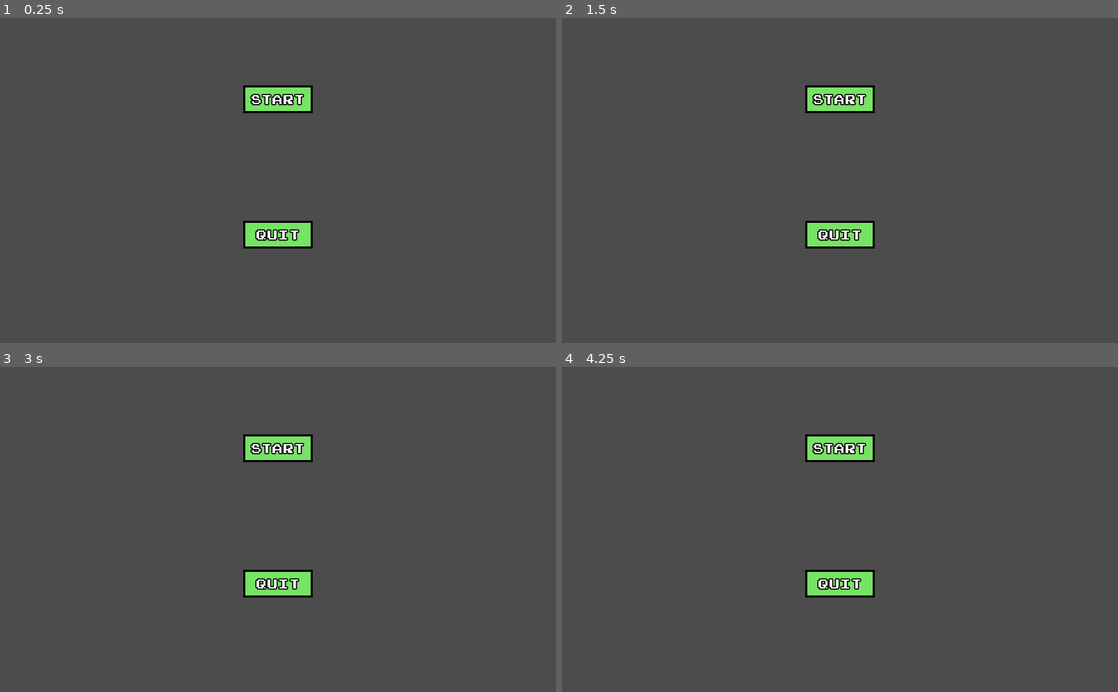
Above: before the commit, frames 1-4 (two rows, left to right).
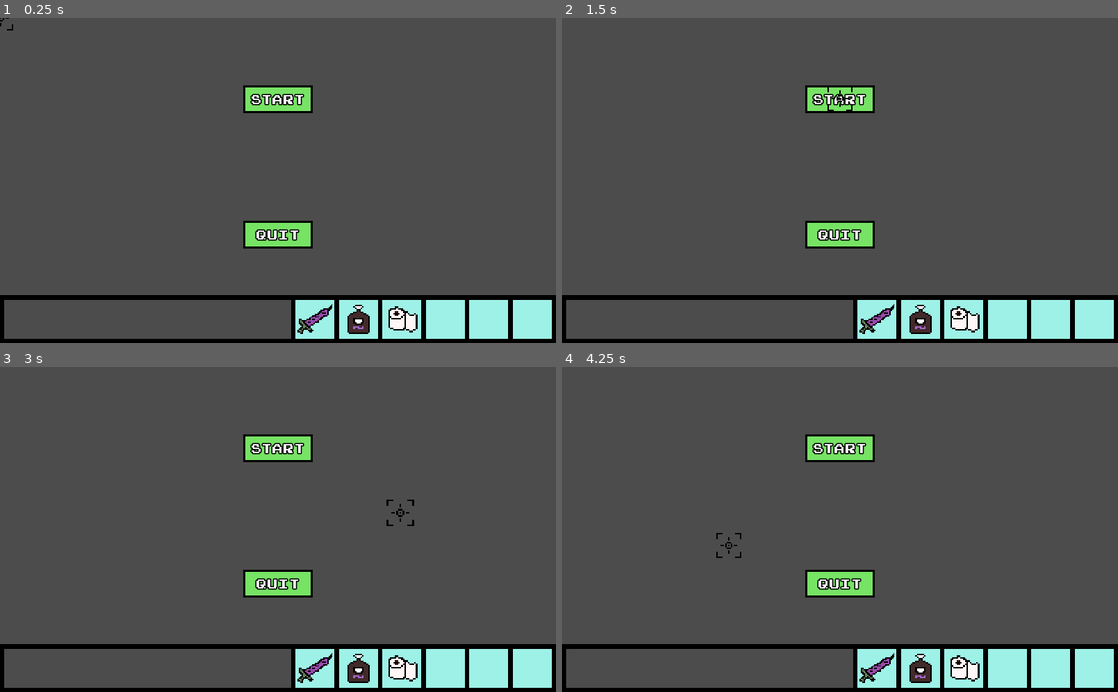
Above: after the commit, the same moments.

Repository: henryliuser/gmtk20
Game: Godot game, scene res://Menu.tscn
Same seed, same stepped clock (60 frames per second), same inputs: the game is played once before the commit and once after it.
Inputs (mouse positions are in pixels of both pictures, inside the frame that each line leads up to):
- Up to frame 1 (0.25 s): no input
- Up to frame 2 (1.5 s): click (840, 99) at 0.52 s; click (840, 99) at 1.27 s
- Up to frame 3 (3 s): click (278, 448) at 2.02 s; tap Enter at 2.75 s; move the mouse to (400, 513) at 2.77 s; hold \ (d_frame_advance) from 2.78 s (still down); click (400, 513) at 2.92 s
- Up to frame 4 (4.25 s): tap R (d_reset) at 3.5 s; move the mouse to (728, 545) at 3.52 s; release \ (d_frame_advance) at 3.53 s; tap \ (d_frame_advance) at 3.6 s; click (728, 545) at 3.67 s

The runs differ from the first frame. In frame 1, 8.6% of the frame differs, in the area x 0-100%, y 0-100%; in frame 2, 8.6%; in frame 3, 8.6%, in the area x 0-100%, y 40-100%; in frame 4, 8.6%.

Commit message:
aoe indicator, HUD, more

Diff:
--- /dev/null
+++ b/Items/AOE.gd
@@ -0,0 +1,13 @@
+extends Sprite
+var thing = ""
+
+func _input(event):
+	if event is InputEventMouseButton and event.pressed:
+		yield(get_tree().create_timer(0.2, false), "timeout")
+		var item = load(thing).instance()
+		item.position = global_position
+		get_tree().current_scene.add_child(item)
+		queue_free()
+
+func _physics_process(delta):
+	global_position = get_global_mouse_position()
--- /dev/null
+++ b/Items/AOE.tscn
@@ -0,0 +1,9 @@
+[gd_scene load_steps=3 format=2]
+
+[ext_resource path="res://Assets/aoe_indicator.png" type="Texture" id=1]
+[ext_resource path="res://Items/AOE.gd" type="Script" id=2]
+
+[node name="aoe_indicator" type="Sprite"]
+modulate = Color( 1, 1, 1, 0.521569 )
+texture = ExtResource( 1 )
+script = ExtResource( 2 )
--- /dev/null
+++ b/Items/Oils.tscn
@@ -0,0 +1,9 @@
+[gd_scene load_steps=2 format=2]
+
+[ext_resource path="res://Assets/oilsTemp.png" type="Texture" id=1]
+
+[node name="Oils" type="Node2D"]
+
+[node name="oilsTemp" type="Sprite" parent="."]
+scale = Vector2( 2.7, 2.7 )
+texture = ExtResource( 1 )
--- /dev/null
+++ b/Items/ToiletPaper.tscn
@@ -0,0 +1,9 @@
+[gd_scene load_steps=2 format=2]
+
+[ext_resource path="res://Assets/TP.png" type="Texture" id=1]
+
+[node name="ToiletPaper" type="Node2D"]
+
+[node name="TP" type="Sprite" parent="."]
+scale = Vector2( 3, 3 )
+texture = ExtResource( 1 )
--- a/Items/Vaccine.tscn
+++ b/Items/Vaccine.tscn
@@ -1,3 +1,9 @@
-[gd_scene format=2]
+[gd_scene load_steps=2 format=2]
+
+[ext_resource path="res://Assets/vaccineTemp.png" type="Texture" id=1]
 
 [node name="Vaccine" type="Node2D"]
+
+[node name="sprite" type="Sprite" parent="."]
+scale = Vector2( 2.5, 2.5 )
+texture = ExtResource( 1 )
--- a/World/Camera1.tscn
+++ b/World/Camera1.tscn
@@ -5,7 +5,7 @@
 [node name="Camera1" type="Node2D"]
 
 [node name="Background" parent="." instance=ExtResource( 1 )]
-tile_data = PoolIntArray( 0, 14, 0, 1, 13, 0, 2, 13, 0, 3, 1 …(1450 unchanged characters)… , 393230, 6, 0, 393231, 12, 0, 458752, 15, 0, 458753, 11, 0, 458754, 11, 0, 458755, 11, 0, 458756, 11, 0, 458757, 11, 0, 458758, 11, 0, 458759, 11, 0, 458760, 11, 0, 458761, 11, 0, 458762, 11, 0, 458763, 11, 0, 458764, 11, 0, 458765, 11, 0, 458766, 11, 0, 458767, 16, 0 )
+tile_data = PoolIntArray( 0, 14, 0, 1, 13, 0, 2, 13, 0, 3, 1 …(1450 unchanged characters)… , 393230, 6, 0, 393231, 12, 0, 458752, 10, 0, 458753, 18, 0, 458754, 18, 0, 458755, 18, 0, 458756, 18, 0, 458757, 18, 0, 458758, 18, 0, 458759, 18, 0, 458760, 18, 0, 458761, 18, 0, 458762, 18, 0, 458763, 18, 0, 458764, 18, 0, 458765, 18, 0, 458766, 18, 0, 458767, 12, 0 )
 
 [node name="Blocks" parent="." instance=ExtResource( 1 )]
 scale = Vector2( 1, 1 )
--- /dev/null
+++ b/global/HUD.gd
@@ -0,0 +1,5 @@
+extends CanvasLayer
+onready var cursor = $cursor
+
+func _on_vaccine_released():
+	cursor.select("res://Items/Vaccine.tscn", 2)
--- /dev/null
+++ b/global/HUD.tscn
@@ -0,0 +1,84 @@
+[gd_scene load_steps=9 format=2]
+
+[ext_resource path="res://Assets/HUD.png" type="Texture" id=1]
+[ext_resource path="res://Assets/TP.png" type="Texture" id=2]
+[ext_resource path="res://Assets/oilsTemp.png" type="Texture" id=3]
+[ext_resource path="res://Assets/HUDSlot.png" type="Texture" id=4]
+[ext_resource path="res://Assets/vaccineTemp.png" type="Texture" id=5]
+[ext_resource path="res://global/cursor.tscn" type="PackedScene" id=6]
+[ext_resource path="res://global/HUD.gd" type="Script" id=7]
+
+[sub_resource type="RectangleShape2D" id=1]
+extents = Vector2( 36, 36 )
+
+[node name="HUD" type="CanvasLayer"]
+script = ExtResource( 7 )
+
+[node name="background" type="Node2D" parent="."]
+
+[node name="HUD" type="Sprite" parent="background"]
+position = Vector2( 512, 300 )
+scale = Vector2( 8, 8 )
+texture = ExtResource( 1 )
+
+[node name="HUDSlot" type="Sprite" parent="background"]
+position = Vector2( 576.099, 556 )
+scale = Vector2( 8, 8 )
+texture = ExtResource( 4 )
+
+[node name="HUDSlot2" type="Sprite" parent="background"]
+position = Vector2( 656.099, 556 )
+scale = Vector2( 8, 8 )
+texture = ExtResource( 4 )
+
+[node name="HUDSlot3" type="Sprite" parent="background"]
+position = Vector2( 736.099, 556 )
+scale = Vector2( 8, 8 )
+texture = ExtResource( 4 )
+
+[node name="HUDSlot4" type="Sprite" parent="background"]
+position = Vector2( 816.099, 556 )
+scale = Vector2( 8, 8 )
+texture = ExtResource( 4 )
+
+[node name="HUDSlot5" type="Sprite" parent="background"]
+position = Vector2( 896.099, 556 )
+scale = Vector2( 8, 8 )
+texture = ExtResource( 4 )
+
+[node name="HUDSlot6" type="Sprite" parent="background"]
+position = Vector2( 976.099, 556 )
+scale = Vector2( 8, 8 )
+texture = ExtResource( 4 )
+
+[node name="buttons" type="Node2D" parent="."]
+
+[node name="vaccine" type="TouchScreenButton" parent="buttons"]
+position = Vector2( 544, 520 )
+shape = SubResource( 1 )
+
+[node name="vaccine" type="Sprite" parent="buttons/vaccine"]
+position = Vector2( 33.471, 35.6967 )
+scale = Vector2( 2.5, 2.5 )
+texture = ExtResource( 5 )
+
+[node name="oils" type="TouchScreenButton" parent="buttons"]
+position = Vector2( 624, 520 )
+shape = SubResource( 1 )
+
+[node name="oilsTemp" type="Sprite" parent="buttons/oils"]
+position = Vector2( 36.262, 36 )
+scale = Vector2( 2.7, 2.7 )
+texture = ExtResource( 3 )
+
+[node name="tp" type="TouchScreenButton" parent="buttons"]
+position = Vector2( 704, 520 )
+shape = SubResource( 1 )
+
+[node name="TP" type="Sprite" parent="buttons/tp"]
+position = Vector2( 38.0125, 36.3529 )
+scale = Vector2( 3, 3 )
+texture = ExtResource( 2 )
+
+[node name="cursor" parent="." instance=ExtResource( 6 )]
+[connection signal="released" from="buttons/vaccine" to="." method="_on_vaccine_released"]
--- /dev/null
+++ b/global/cursor.gd
@@ -0,0 +1,37 @@
+extends Sprite
+onready var tw = $Tween
+onready var og_scale = scale
+var selected = false
+var rot_speed_deg = 50
+
+func _ready():
+	Input.set_mouse_mode(Input.MOUSE_MODE_HIDDEN)
+
+func _input(event):
+	if event is InputEventMouseButton and event.pressed: click()
+
+func _physics_process(delta):
+	global_position = get_global_mouse_position()
+	if selected:
+		rotation_degrees += rot_speed_deg * delta
+		if rotation_degrees > 360: rotation_degrees -= 360
+		print(rotation_degrees)
+
+func select(path, scl):
+	var aoe = load("res://Items/AOE.tscn").instance()
+	aoe.thing = path
+	aoe.scale = Vector2(scl,scl)
+	get_tree().current_scene.add_child(aoe)
+	selected = true
+	tw.stop_all()
+	tw.interpolate_property(self,"scale", scale, Vector2(1.8,1.8),0.2,Tween.TRANS_CUBIC,Tween.EASE_OUT)
+	tw.start()
+
+
+func click():
+	selected = false
+	scale = Vector2(3.5,3.5)
+	tw.stop_all()
+	tw.interpolate_property(self, "scale", scale, og_scale, 0.2, Tween.TRANS_CUBIC, Tween.EASE_OUT)
+	tw.interpolate_property(self, "rotation", rotation, 0, 0.2, Tween.TRANS_CUBIC, Tween.EASE_OUT)
+	tw.start()
--- /dev/null
+++ b/global/cursor.tscn
@@ -0,0 +1,11 @@
+[gd_scene load_steps=3 format=2]
+
+[ext_resource path="res://Assets/cursor.png" type="Texture" id=1]
+[ext_resource path="res://global/cursor.gd" type="Script" id=2]
+
+[node name="cursor" type="Sprite"]
+scale = Vector2( 2.7, 2.7 )
+texture = ExtResource( 1 )
+script = ExtResource( 2 )
+
+[node name="Tween" type="Tween" parent="."]
--- a/project.godot
+++ b/project.godot
@@ -25,6 +25,7 @@
 
 Debug="*res://global/Debug.tscn"
 Global="*res://global/Global.tscn"
+Hud="*res://global/HUD.tscn"
 
 [display]
 
@@ -60,6 +61,10 @@
  ]
 }
 
+[input_devices]
+
+pointing/emulate_touch_from_mouse=true
+
 [rendering]
 
 environment/default_environment="res://default_env.tres"
Binary file added: Assets/HUD.png
Not shown, added: Assets/HUD.png.import
Binary file added: Assets/HUDSlot.png
Not shown, added: Assets/HUDSlot.png.import
Binary file added: Assets/TP.png
Not shown, added: Assets/TP.png.import
Binary file added: Assets/aoe_indicator.png
Not shown, added: Assets/aoe_indicator.png.import
Binary file added: Assets/cursor.png
Not shown, added: Assets/cursor.png.import
Binary file added: Assets/oilsTemp.png
Not shown, added: Assets/oilsTemp.png.import
(and 2 more such lines)
